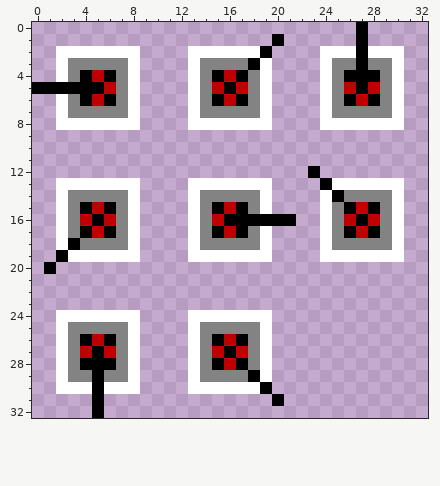
File history of a pixel-art sprite, GWJ22/Assets/Sprites/Turrets again.png. The picture above was drawn from the file before the commit.
The file is 495x495 pixels, drawn in blocks of 15x15; one block is one cell here.
New version:
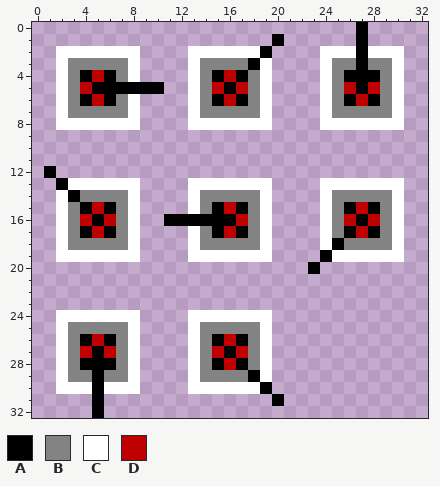
Palette (. is transparent): A #000000  B #838383  C #ffffff  D #bf0000
The exact change:
@@ x 0..12 @@
  4 ..CBADABC....
- 5 AAAAAADBC....
+ 5 ..CBDAAAAAA..
  6 ..CBADABC....
@@ x 0..32 @@
 11 .................................
-12 .......................A.........
-13 ..CCCCCCC....CCCCCCC....ACCCCCC..
-14 ..CBBBBBC....CBBBBBC....CABBBBC..
+12 .A...............................
+13 ..ACCCCCC....CCCCCCC....CCCCCCC..
+14 ..CABBBBC....CBBBBBC....CBBBBBC..
 15 ..CBADABC....CBADABC....CBADABC..
-16 ..CBDADBC....CBDAAAAAA..CBDADBC..
+16 ..CBDADBC..AAAAAADBC....CBDADBC..
 17 ..CBADABC....CBADABC....CBADABC..
-18 ..CABBBBC....CBBBBBC....CBBBBBC..
-19 ..ACCCCCC....CCCCCCC....CCCCCCC..
-20 .A...............................
+18 ..CBBBBBC....CBBBBBC....CABBBBC..
+19 ..CCCCCCC....CCCCCCC....ACCCCCC..
+20 .......................A.........
 21 .................................
